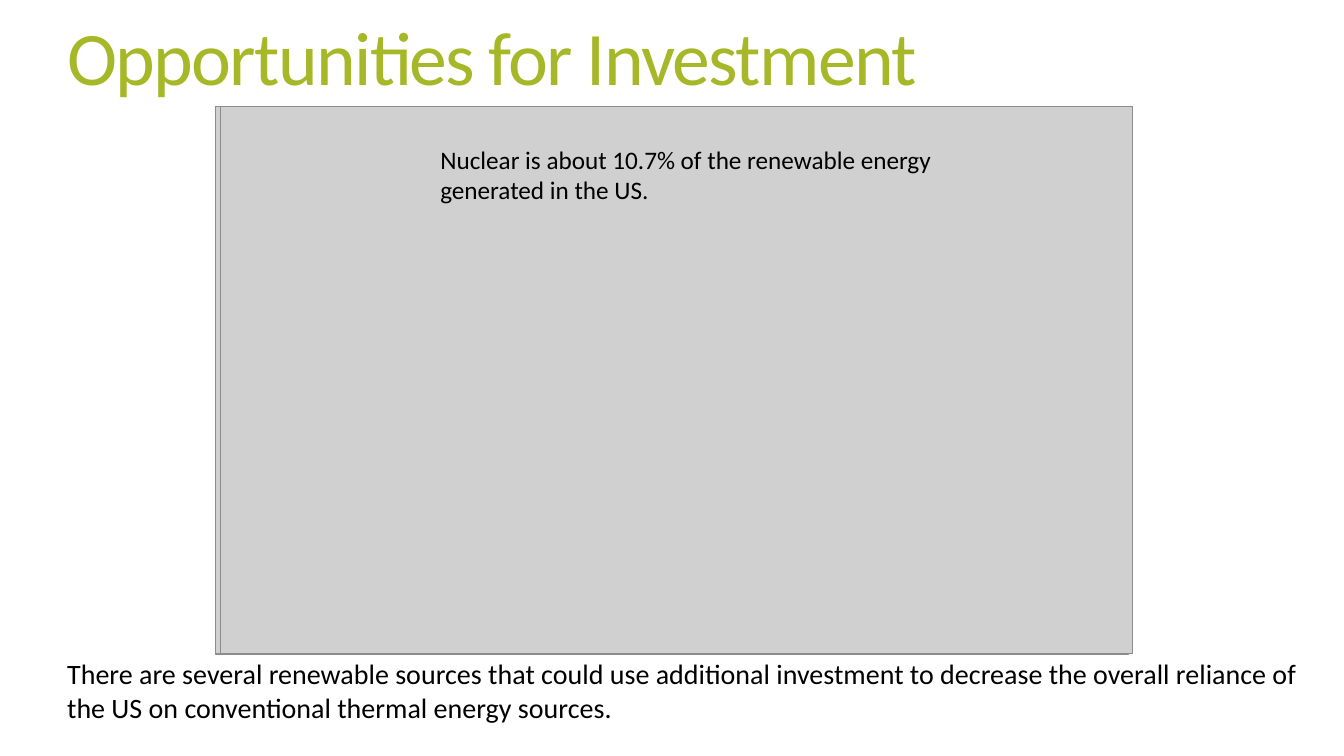
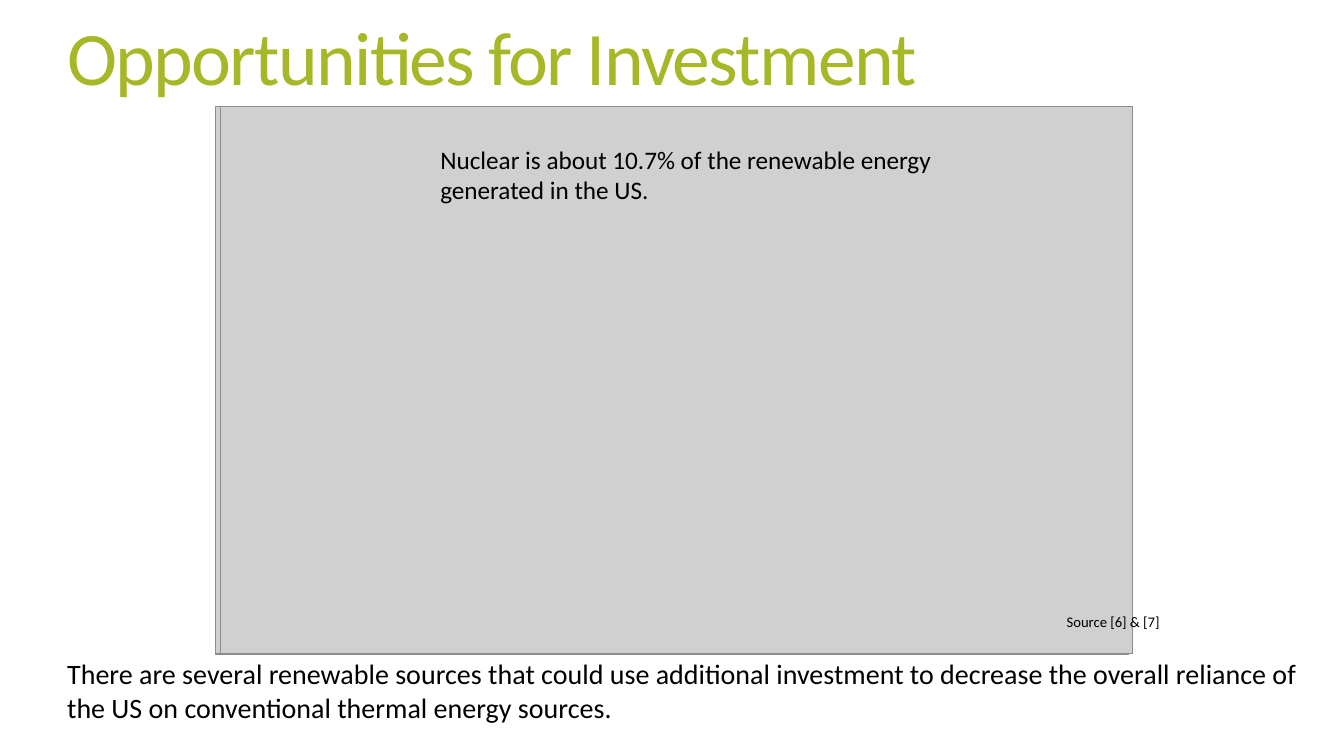
Before and after one commit to megball/DS6390-project, a slide deck: slide 8 of docs/MeganBall_Energy_DataStory_DS6390_print.pptx. Drawn at 1344x756 pixels with LibreOffice and Linux fonts; fonts in the diff are those of the drawing; grey boxes stand for pictures. Boxes give left, top, right and bottom in pixels: in the first picture for what was removed or moved away, otherwise in the second. Text is boxed around its words. In the diff, an @@ line names an element or a change of style, - is before the commit and + after.

```diff
--- a/docs/MeganBall_Energy_DataStory_DS6390_print.pptx
+++ b/docs/MeganBall_Energy_DataStory_DS6390_print.pptx
@@ text added at (x1=1067, y1=616, x2=1159, y2=629), 10.5 pt, text #000000 @@
+Source [6] & [7]
```
Also in this commit, not shown: 8 other slides changed, 5 other files.
